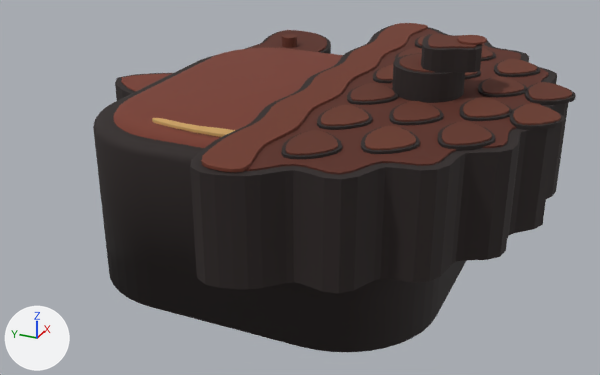
The FBX model assets/skins/roblox/corpo/individual/body_bolota.fbx as it was, and as the next commit left it.
Before and after are seen from a camera (50 mm lens) standing at (-8.42, -3.78, 3.98) and looking at (-0.28, -0.11, -0.08). The axes (+X, +Y, +Z) are drawn at lower left. The lights are the same throughout. The older version comes first. Where no turn or scale is listed for an object, it has been applied to the vertices.

The first picture shows 'body_bolota_corpo', 'body_bolota_mao'.
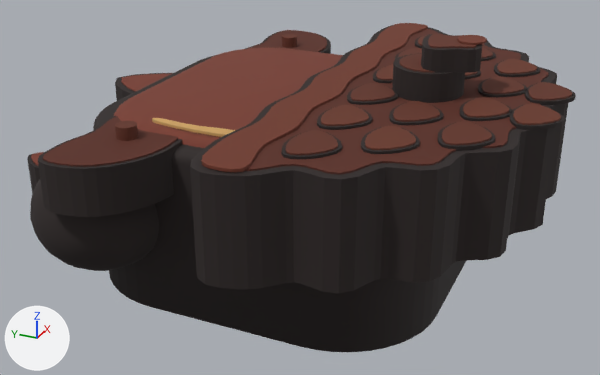
Pixel boxes [x1, y1, x2, y2] of what changed, in the pictures (600 x 375 px):
```json
{"object": "body_bolota_mao_esq", "change": "added", "after": [27, 115, 182, 271]}
```

Scene script edits in JSON lines:
```json
{"op": "add", "block": "me_body_bolota_mao_esq_002", "code": ["me_body_bolota_mao_esq_002 = bpy.data.meshes.new('body_bolota_mao_esq.002')", "me_body_bolota_mao_esq_002.from_pydata(...)  # 764 vertices, 1500 faces; spans x -0.89..0.89, y -0.95..0.92, z -0.77..0.89", "me_body_bolota_mao_esq_002.materials.append(mat_corpo_palette)  # picture img_corpo_palette_png"]}
{"op": "add", "block": "ob_body_bolota_mao_esq", "code": ["ob_body_bolota_mao_esq = bpy.data.objects.new('body_bolota_mao_esq', me_body_bolota_mao_esq_002)", "ob_body_bolota_mao_esq.location = (-1.95, 1.45, 0.2)"]}
```
